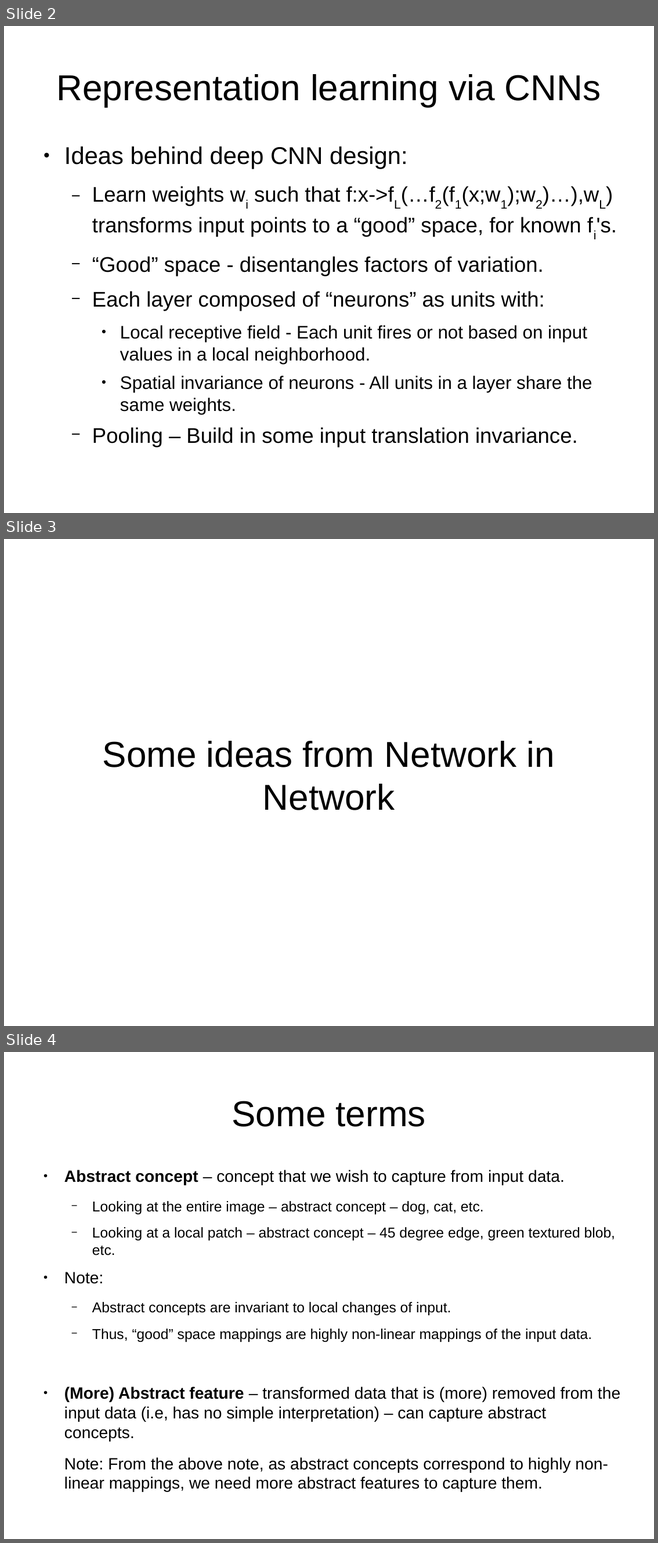
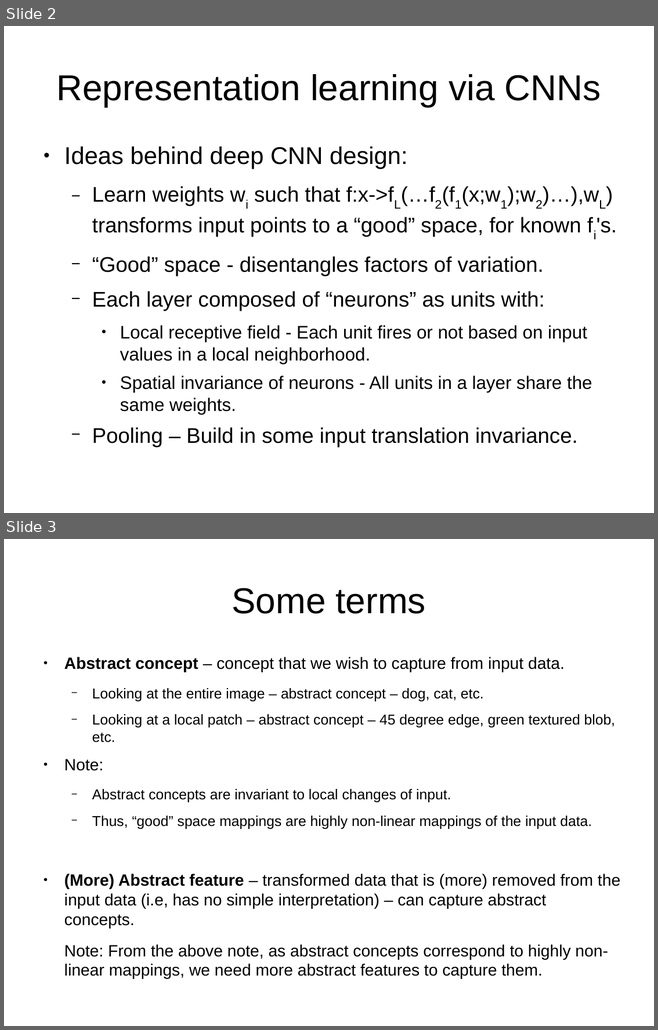
Before and after one commit to indivisibleatom/lectureNotes, a slide deck: sources/Szegedy_Going_Deeper.odp. Shown one above the other, each under a label of ours: slides 2, 3 and 4 before the commit, slides 2 and 3 after it. The pictures are 658x1543 and 658x1030 pixels, drawn with LibreOffice and Linux fonts; fonts in the diff are those of the drawing. Boxes give left, top, right and bottom in pixels: in the first picture for what was removed or moved away, otherwise in the second. Text is boxed around its words. In the diff, an @@ line names an element or a change of style, - is before the commit and + after.

```diff
--- a/sources/Szegedy_Going_Deeper.odp
+++ b/sources/Szegedy_Going_Deeper.odp
@@ slide 3 removed at (4,539,654,1026), background #FFFFFF @@
@@ title removed at (103,741,554,810) @@
-Some ideas from Network in Network
@@ what was slide 4 is now slide 3 @@
```
Also in this commit, not shown: 4 slides changed, 1 other file.
